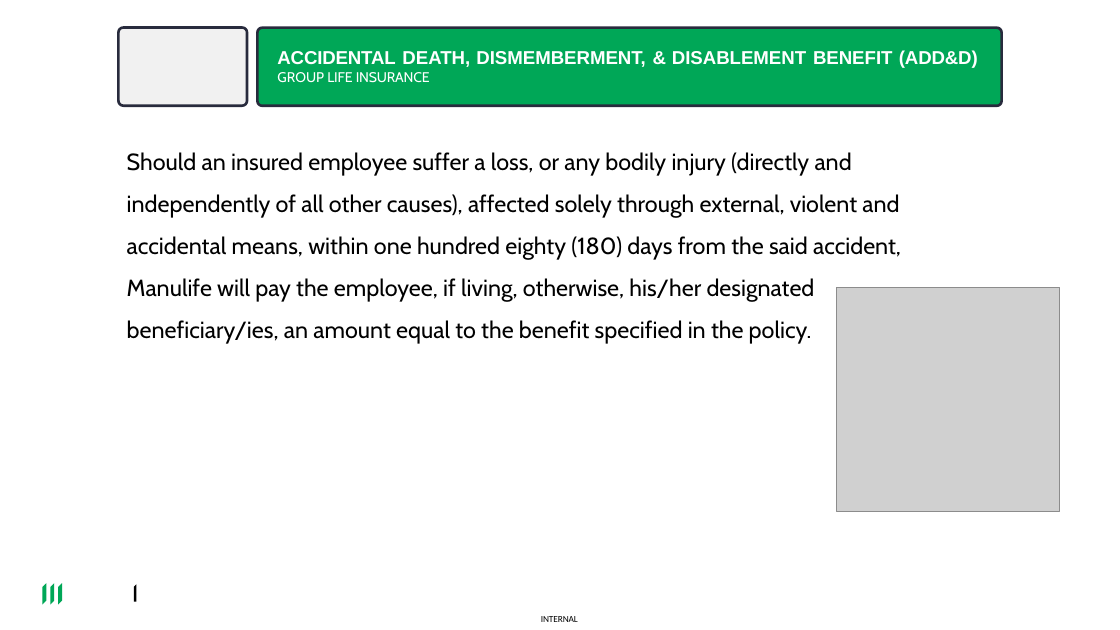
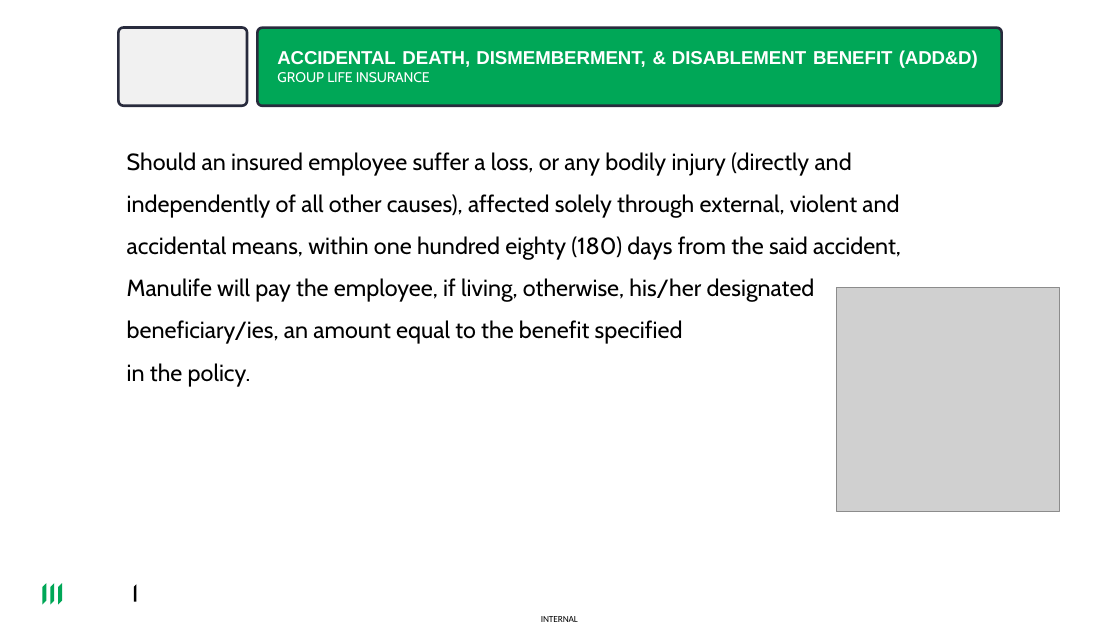
Before and after one commit to fogit-hd/NHOP, a slide deck: slide 6 of Data/AIPresenter/Input/pptx_file_here/FPT SOFTWARE PHILIPPINES CORP_2026_031926 .pptx. Drawn at 1120x630 pixels with LibreOffice and Linux fonts; fonts in the diff are those of the drawing; grey boxes stand for pictures; background and template pictures are left out. Boxes give left, top, right and bottom in pixels: in the first picture for what was removed or moved away, otherwise in the second. Text is boxed around its words. In the diff, an @@ line names an element or a change of style, - is before the commit and + after.

```diff
--- a/Data/AIPresenter/Input/pptx_file_here/FPT SOFTWARE PHILIPPINES CORP_2026_031926 .pptx
+++ b/Data/AIPresenter/Input/pptx_file_here/FPT SOFTWARE PHILIPPINES CORP_2026_031926 .pptx
@@ text at (127,152,901,387): text changed @@
-Should an insured employee suffer a loss, or any bodily injury (directly and independently of all other causes), affected solely through external, violent and accidental means, within one hundred eighty (180) days from the said accident, Manulife will pay the employee, if living, otherwise, his/her designated beneficiary/ies, an amount equal to the benefit specified in the policy.
+Should an insured employee suffer a loss, or any bodily injury (directly and independently of all other causes), affected solely through external, violent and accidental means, within one hundred eighty (180) days from the said accident, Manulife will pay the employee, if living, otherwise, his/her designated beneficiary/ies, an amount equal to the benefit specified
+in the policy.
```
Also in this commit, not shown: 26 other slides changed, 39 other files.
